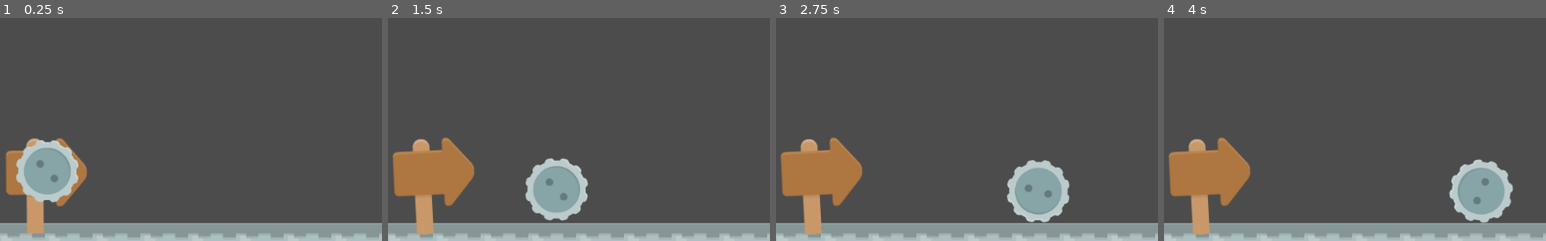
Above: before the commit, frames 1-4 (left to right).
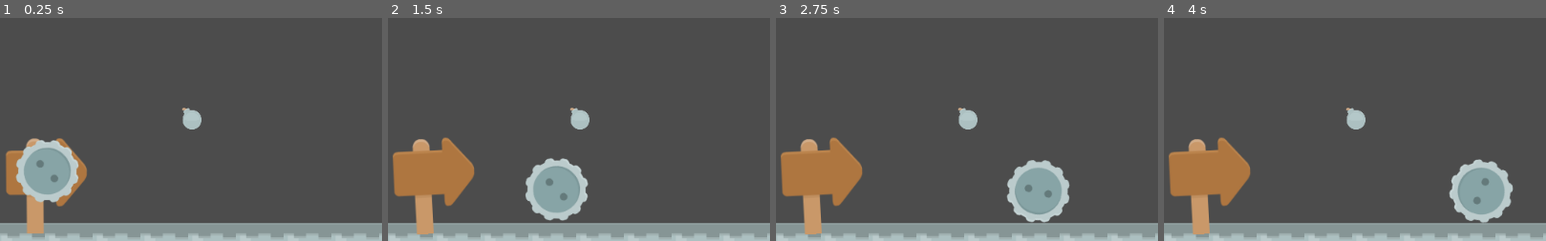
Above: after the commit, the same moments.

Repository: PandorasGit/P1-paroberts
Game: Godot game, scene res://World/World.tscn
Same seed, same stepped clock (60 frames per second), same inputs: the game is played once before the commit and once after it. The project has no main scene, so this scene is started directly.
Inputs:
- Up to frame 1 (0.25 s): no input
- Up to frame 2 (1.5 s): tap Enter at 0.5 s; tap Space (launch) at 0.6, 1.35 s
- Up to frame 3 (2.75 s): tap Space (launch) at 2.1 s
- Up to frame 4 (4 s): tap Space (launch) at 2.85, 3.6 s
The pictures show only the part of the screen within x 0-50%, y 50-100%; the shares and areas given below are measured in that part.

The runs differ from the first frame. In frame 1, 0.4% of the frame differs, in the area x 47-53%, y 40-50%; in frame 2, 0.4%; in frame 3, 0.4%; in frame 4, 0.4%.

Commit message:
Create Target

Diff:
--- /dev/null
+++ b/Project/Target/Target.tscn
@@ -0,0 +1,17 @@
+[gd_scene load_steps=3 format=2]
+
+[ext_resource path="res://Target/bomb.png" type="Texture" id=1]
+
+[sub_resource type="CircleShape2D" id=1]
+radius = 15.0333
+
+[node name="Target" type="RigidBody2D"]
+gravity_scale = 0.0
+
+[node name="CollisionShape2D" type="CollisionShape2D" parent="."]
+shape = SubResource( 1 )
+
+[node name="Sprite" type="Sprite" parent="."]
+position = Vector2( 0, -2 )
+scale = Vector2( 0.25, 0.25 )
+texture = ExtResource( 1 )
--- a/Project/World/World.tscn
+++ b/Project/World/World.tscn
@@ -1,8 +1,9 @@
-[gd_scene load_steps=6 format=2]
+[gd_scene load_steps=7 format=2]
 
 [ext_resource path="res://Launcher/Launcher.tscn" type="PackedScene" id=1]
 [ext_resource path="res://World/stoneMid.png" type="Texture" id=2]
 [ext_resource path="res://HUD/HUD.tscn" type="PackedScene" id=3]
+[ext_resource path="res://Target/Target.tscn" type="PackedScene" id=4]
 
 [sub_resource type="ConvexPolygonShape2D" id=1]
 points = PoolVector2Array( 128, 128, 0, 128, 0, 0, 128, 0 )
@@ -43,3 +44,6 @@
 position = Vector2( 67, 526 )
 
 [node name="CanvasLayer" parent="." instance=ExtResource( 3 )]
+
+[node name="Target" parent="." instance=ExtResource( 4 )]
+position = Vector2( 261, 436 )
Binary file added: Project/Target/bomb.png
Not shown, added: Project/Target/bomb.png.import
Not shown, changed: README.md
